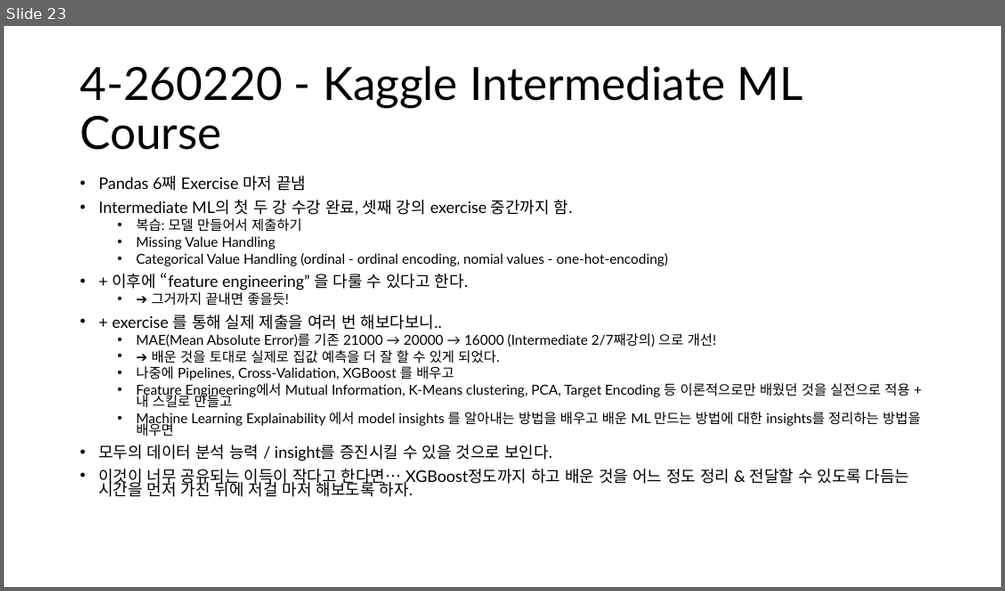
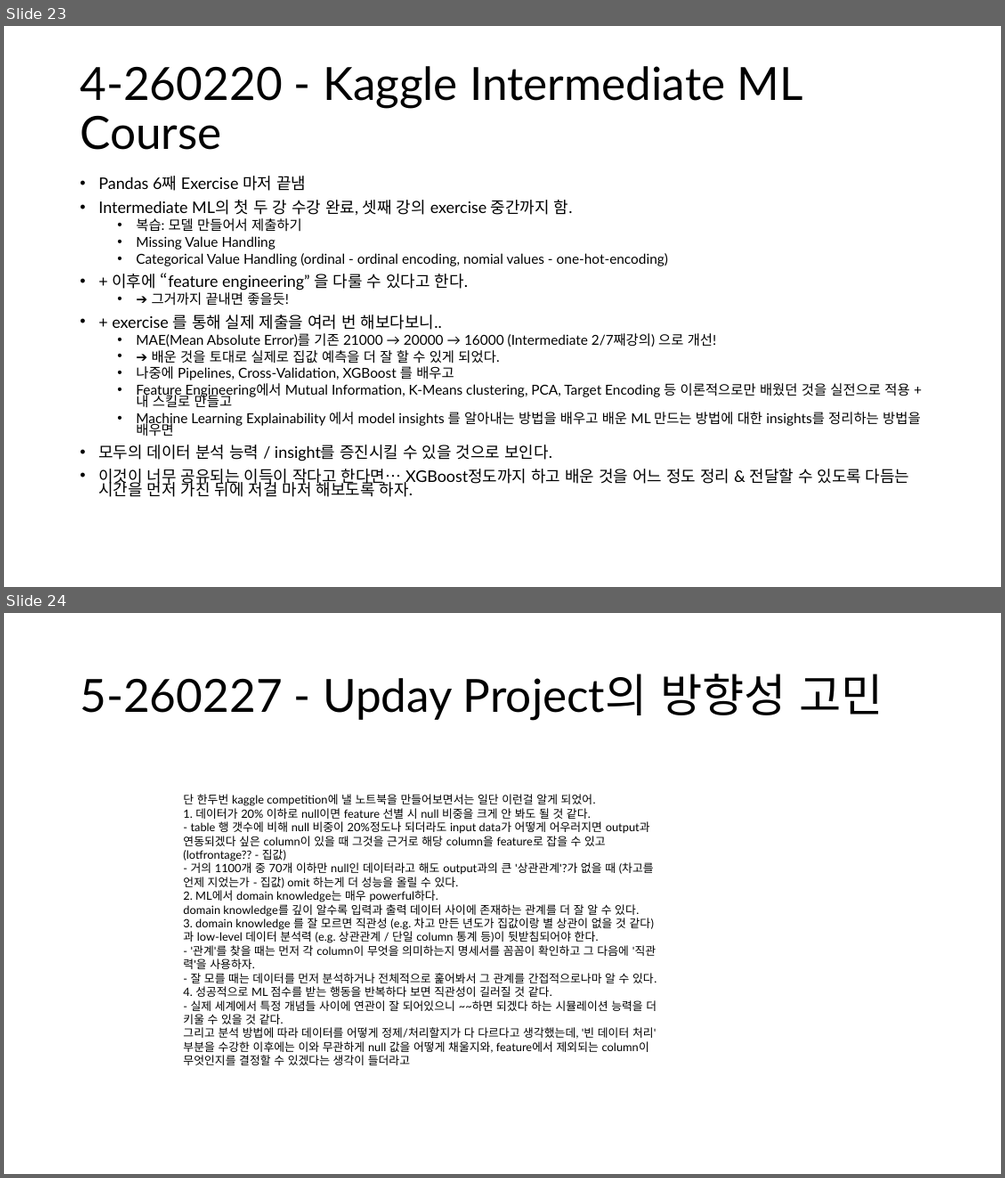
Before and after one commit to calculus0129/kaggle0, a slide deck: Kaggle!.pptx. Shown one above the other, each under a label of ours: slide 23 before the commit, slides 23 and 24 after it. The pictures are 1005x591 and 1005x1178 pixels, drawn with LibreOffice and Linux fonts; fonts in the diff are those of the drawing. Boxes give left, top, right and bottom in pixels: in the first picture for what was removed or moved away, otherwise in the second. Text is boxed around its words. In the diff, an @@ line names an element or a change of style, - is before the commit and + after.

```diff
--- a/Kaggle!.pptx
+++ b/Kaggle!.pptx
@@ slide 24 added at [4,613,1001,1174], background #FFFFFF @@
@@ title added at [80,674,883,720], 44 pt, text #000000 @@
+5-260227 - Upday Project의 방향성 고민
@@ text added at [183,794,656,1065], 11 pt, text #000000 @@
+단 한두번 kaggle competition에 낼 노트북을 만들어보면서는 일단 이런걸 알게 되었어.
+1. 데이터가 20% 이하로 null이면 feature 선별 시 null 비중을 크게 안 봐도 될 것 같다.
+- table 행 갯수에 비해 null 비중이 20%정도나 되더라도 input data가 어떻게 어우러지면 output과 연동되겠다 싶은 column이 있을 때 그것을 근거로 해당 column을 feature로 잡을 수 있고 (lotfrontage?? - 집값)
+- 거의 1100개 중 70개 이하만 null인 데이터라고 해도 output과의 큰 '상관관계'?가 없을 때 (차고를 언제 지었는가 - 집값) omit 하는게 더 성능을 올릴 수 있다.
+2. ML에서 domain knowledge는 매우 powerful하다.
+domain knowledge를 깊이 알수록 입력과 출력 데이터 사이에 존재하는 관계를 더 잘 알 수 있다.
+3. domain knowledge 를 잘 모르면 직관성 (e.g. 차고 만든 년도가 집값이랑 별 상관이 없을 것 같다) 과 low-level 데이터 분석력 (e.g. 상관관계 / 단일 column 통계 등)이 뒷받침되어야 한다.
+- '관계'를 찾을 때는 먼저 각 column이 무엇을 의미하는지 명세서를 꼼꼼이 확인하고 그 다음에 '직관력'을 사용하자.
+- 잘 모를 때는 데이터를 먼저 분석하거나 전체적으로 훑어봐서 그 관계를 간접적으로나마 알 수 있다.
+4. 성공적으로 ML 점수를 받는 행동을 반복하다 보면 직관성이 길러질 것 같다.
+- 실제 세계에서 특정 개념들 사이에 연관이 잘 되어있으니 ~~하면 되겠다 하는 시뮬레이션 능력을 더 키울 수 있을 것 같다.
+그리고 분석 방법에 따라 데이터를 어떻게 정제/처리할지가 다 다르다고 생각했는데, '빈 데이터 처리' 부분을 수강한 이후에는 이와 무관하게 null 값을 어떻게 채울지와, feature에서 제외되는 column이 무엇인지를 결정할 수 있겠다는 생각이 들더라고
```
Also in this commit, not shown: 1 slide removed, 5 other files.
